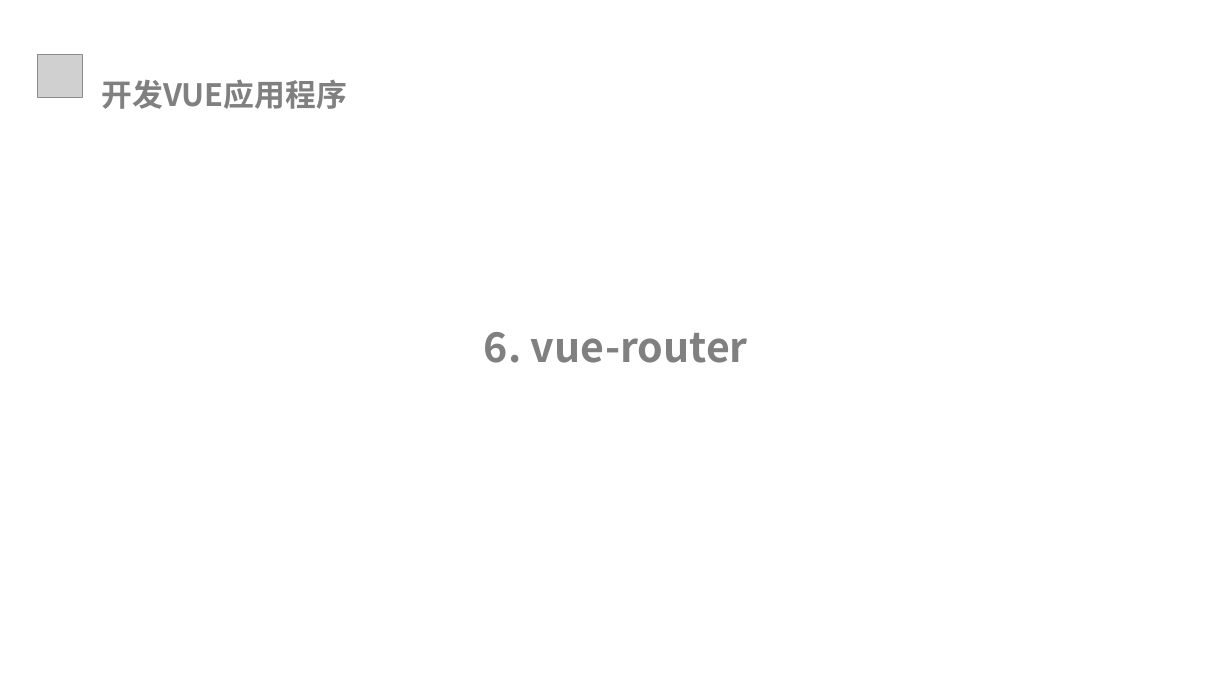
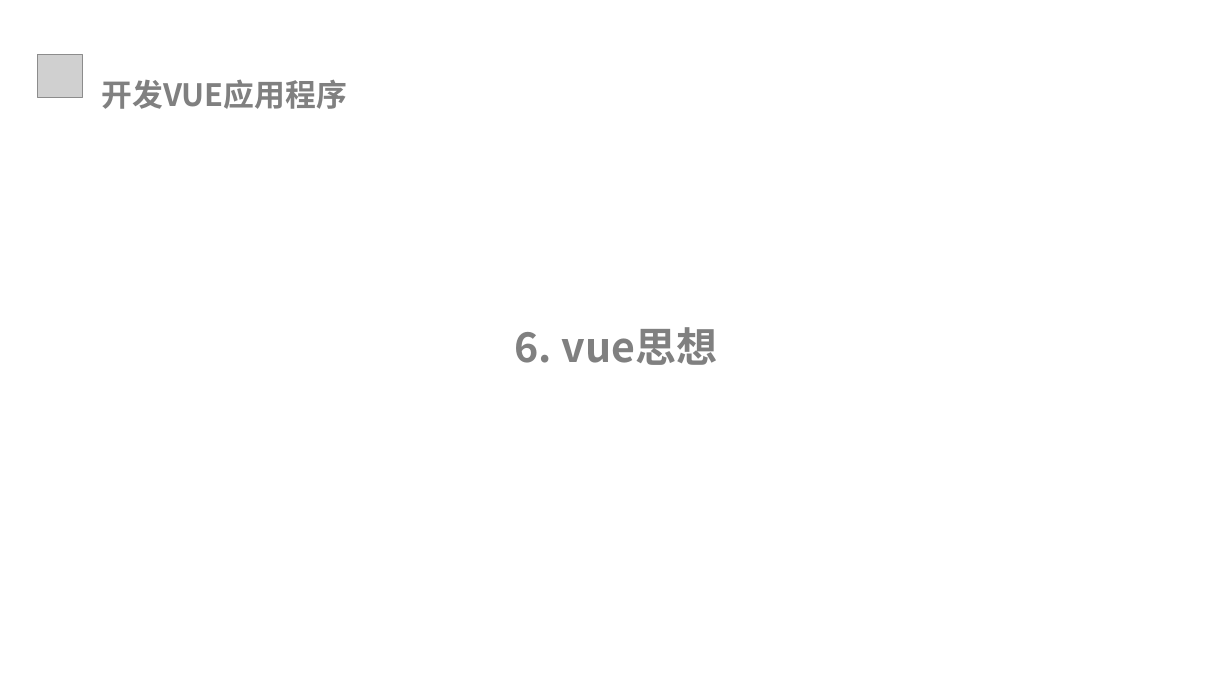
Before and after one commit to xiaozs/ppt, a slide deck: slide 52 of 3.开发VUE应用程序.pptx (slide 47 before the commit). Drawn at 1232x693 pixels with LibreOffice and Linux fonts; fonts in the diff are those of the drawing; grey boxes stand for pictures; background and template pictures are left out. Boxes give left, top, right and bottom in pixels: in the first picture for what was removed or moved away, otherwise in the second. Text is boxed around its words. In the diff, an @@ line names an element or a change of style, - is before the commit and + after.

```diff
--- a/3.开发VUE应用程序.pptx
+++ b/3.开发VUE应用程序.pptx
@@ text at (515, 327, 717, 365): text changed @@
-6. vue-router
+6. vue思想
```
Also in this commit, not shown: 13 slides added, 6 other files.
